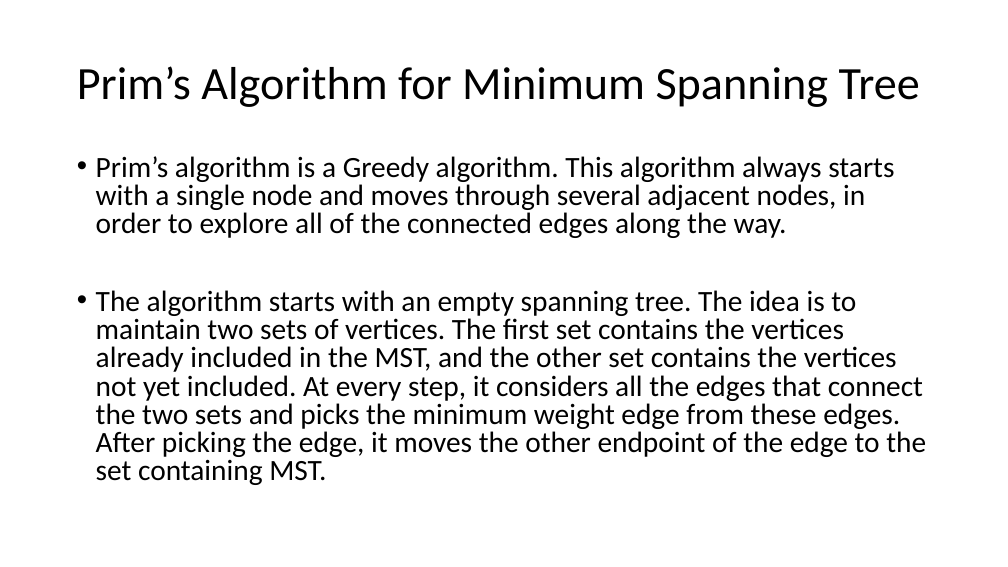
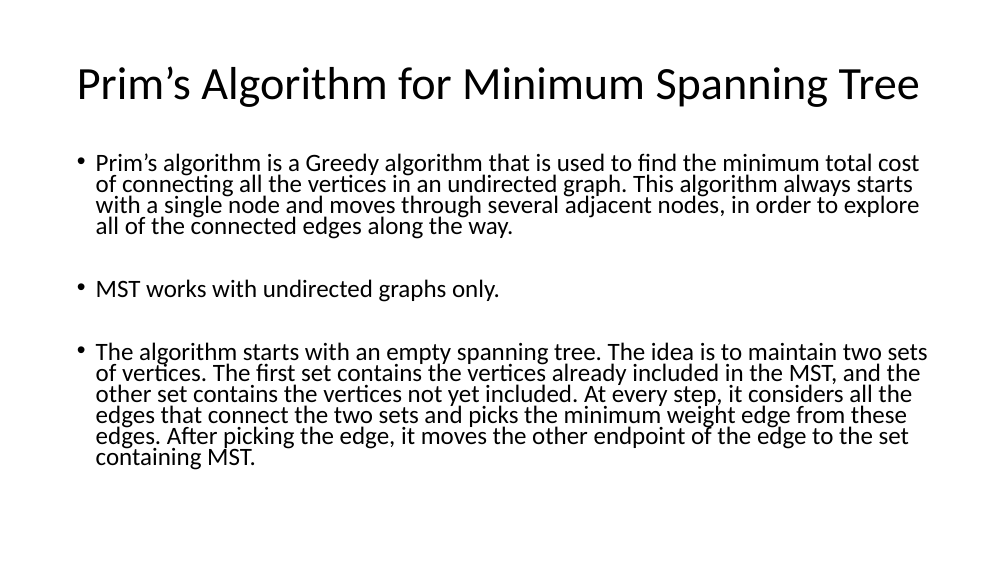
Before and after one commit to ChenTheInstructor/CSE248, a slide deck: slide 45 of graphs.pptm. Drawn at 1008x567 pixels with LibreOffice and Linux fonts; fonts in the diff are those of the drawing. Boxes give left, top, right and bottom in pixels: in the first picture for what was removed or moved away, otherwise in the second. Text is boxed around its words. In the diff, an @@ line names an element or a change of style, - is before the commit and + after.

Commit message:
graphs II

```diff
--- a/graphs.pptm
+++ b/graphs.pptm
@@ text at bbox=[96, 153, 920, 302]: text changed; size 28 to 23.8 pt @@
-• Prim’s algorithm is a Greedy algorithm. This algorithm always starts with a single node and moves through several adjacent nodes, in order to explore all of the connected edges along the way.
+• Prim’s algorithm is a Greedy algorithm that is used to find the minimum total cost of connecting all the vertices in an undirected graph. This algorithm always starts with a single node and moves through several adjacent nodes, in order to explore all of the connected edges along the way.
+• MST works with undirected graphs only.
@@ text at bbox=[96, 342, 928, 470]: size 28 to 23.8 pt in "The algorithm starts with an empty spanning ..."; line spacing 0.8 to 0.7 @@
```
Also in this commit, not shown: 1 other slide changed.
